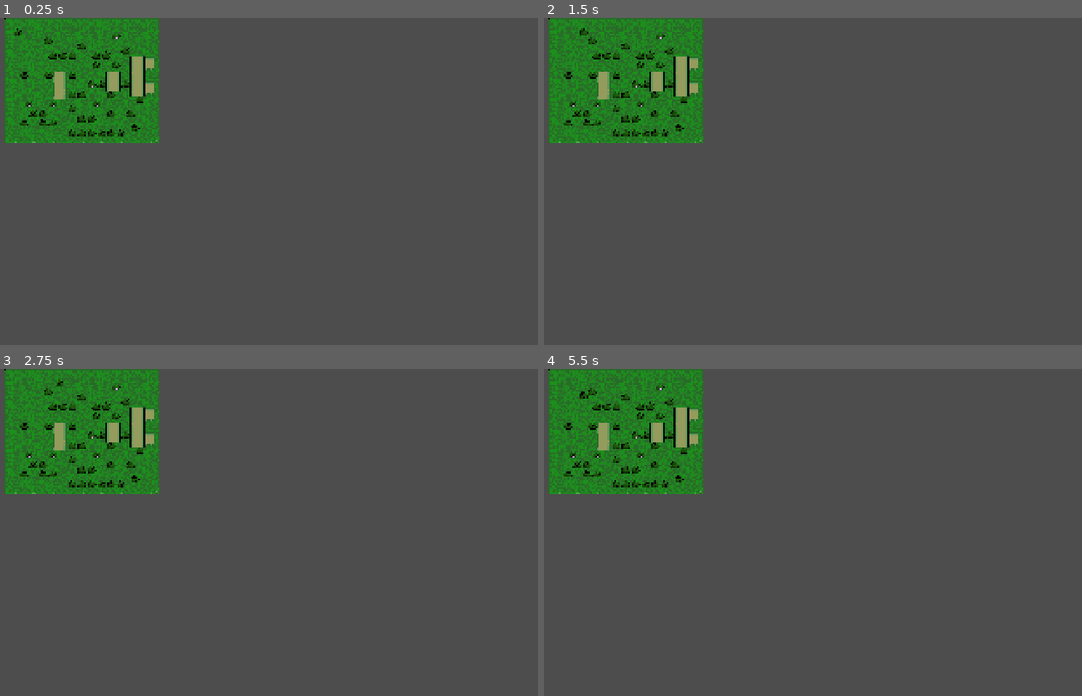
Above: before the commit, frames 1-4 (two rows, left to right).
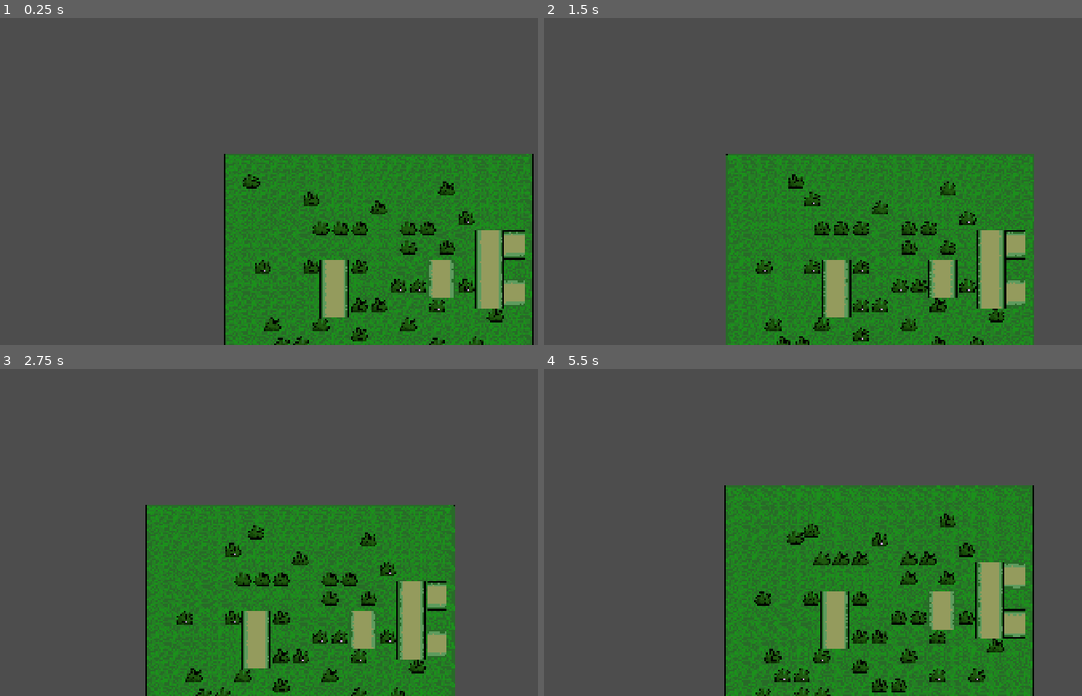
Above: after the commit, the same moments.

Repository: fiddletwo/tuff-farmers
Game: Godot game, scene res://scenes/world.tscn
Same seed, same stepped clock (60 frames per second), same inputs: the game is played once before the commit and once after it.
Inputs (mouse positions are in pixels of both pictures, inside the frame that each line leads up to):
- Up to frame 1 (0.25 s): no input
- Up to frame 2 (1.5 s): tap Enter at 0.5 s; move the mouse to (925, 165) at 0.52 s; hold D (right) 0.53-1.25 s; tap Alt at 0.6 s; click (925, 165) at 0.67 s; drag from (678, 197) to (764, 246) at 1.27 s
- Up to frame 3 (2.75 s): move the mouse to (312, 460) at 2.02 s; hold D (right) from 2.03 s (still down); tap Alt at 2.1 s
- Up to frame 4 (5.5 s): release D (right) at 2.75 s; drag from (764, 597) to (619, 483) at 2.77 s; move the mouse to (969, 581) at 3.52 s; hold A (left) 3.53-4.25 s; tap Alt at 3.6, 5.1 s; drag from (619, 483) to (710, 450) at 4.27 s; move the mouse to (823, 532) at 5.02 s; hold S (down) from 5.03 s (still down); click (823, 532) at 5.17 s

The runs differ from the first frame. In frame 1, 45% of the frame differs, in the area x 0-100%, y 0-100%; in frame 2, 44%; in frame 3, 45%; in frame 4, 48%, in the area x 0-92%, y 0-100%.

Commit message:
add camera

Diff:
--- a/scenes/world.tscn
+++ b/scenes/world.tscn
@@ -95,3 +95,8 @@
 [node name="Sprite" type="Sprite2D" parent="Player" unique_id=1272220533]
 texture = ExtResource("1_nnsk1")
 offset = Vector2(0, -2)
+
+[node name="Camera" type="Camera2D" parent="Player" unique_id=511554434]
+zoom = Vector2(2, 2)
+position_smoothing_enabled = true
+position_smoothing_speed = 10.0
